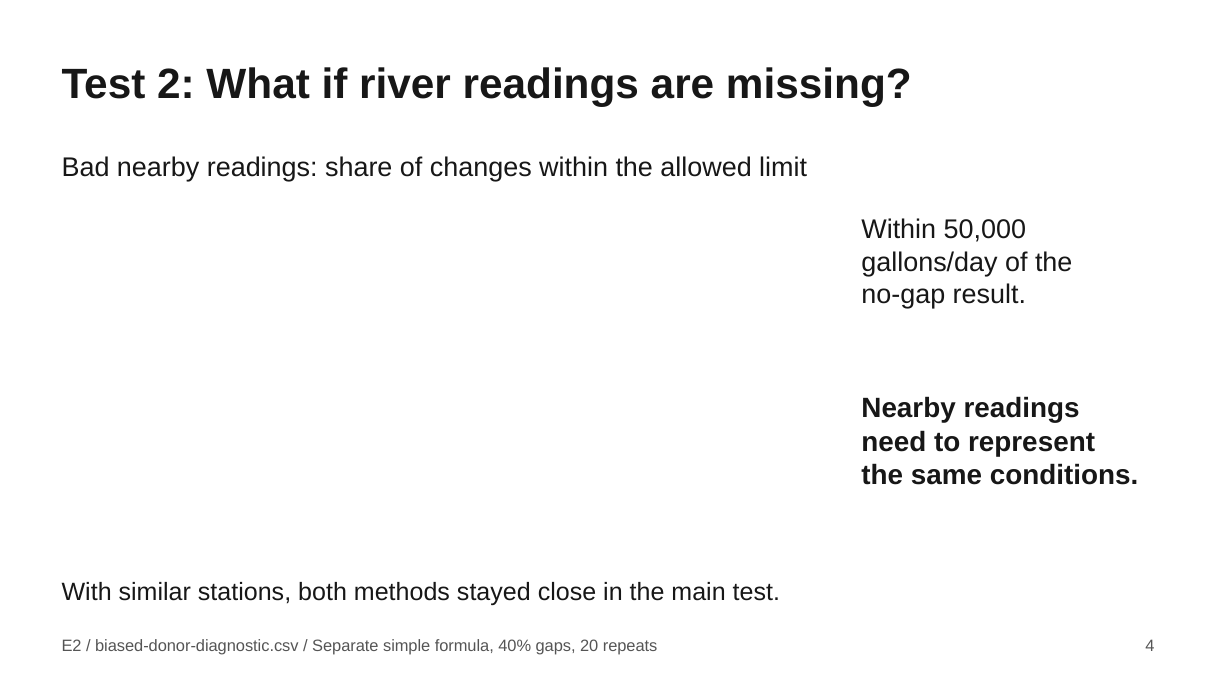
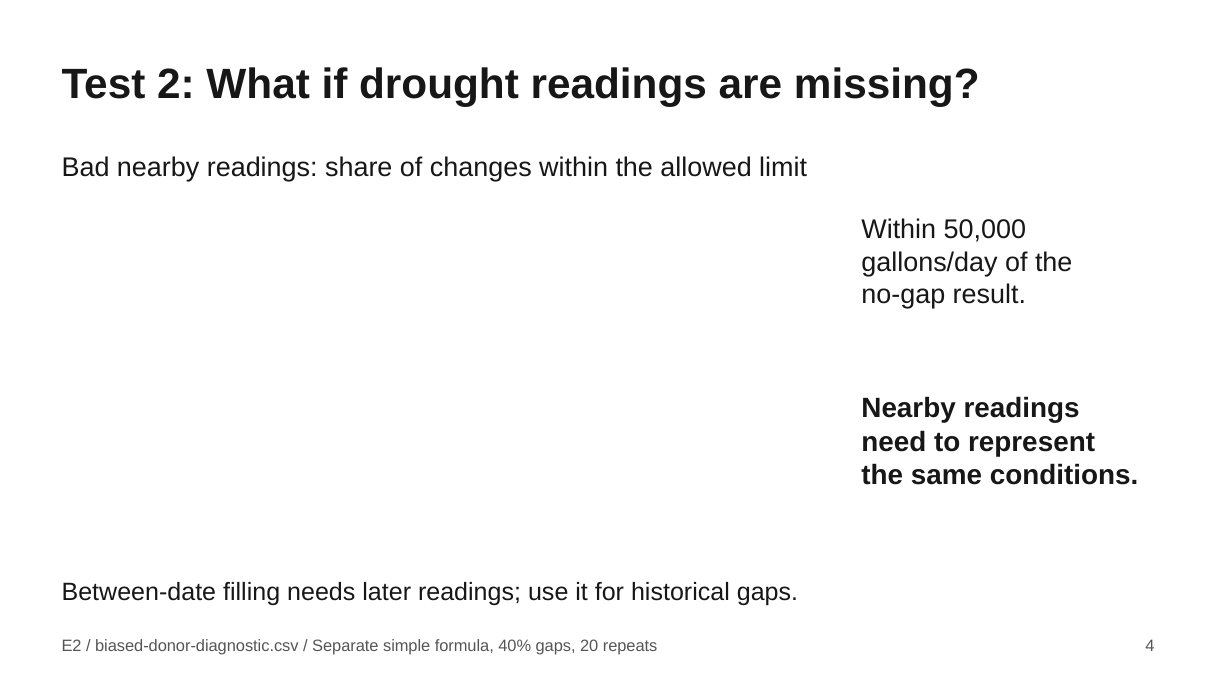
Before and after one commit to ScottLiu12/ECOllateral, a slide deck: slide 4 of docs/a2/review-slides-simplified.pptx. Drawn at 1232x693 pixels with LibreOffice and Linux fonts; fonts in the diff are those of the drawing. Boxes give left, top, right and bottom in pixels: in the first picture for what was removed or moved away, otherwise in the second. Text is boxed around its words. In the diff, an @@ line names an element or a change of style, - is before the commit and + after.

```diff
--- a/docs/a2/review-slides-simplified.pptx
+++ b/docs/a2/review-slides-simplified.pptx
@@ text at [62,67,980,106]: text changed @@
-Test 2: What if river readings are missing?
+Test 2: What if drought readings are missing?
@@ text at [62,582,798,606]: text changed @@
-With similar stations, both methods stayed close in the main test.
+Between-date filling needs later readings; use it for historical gaps.
```
Also in this commit, not shown: 2 other slides changed, 12 other files.
